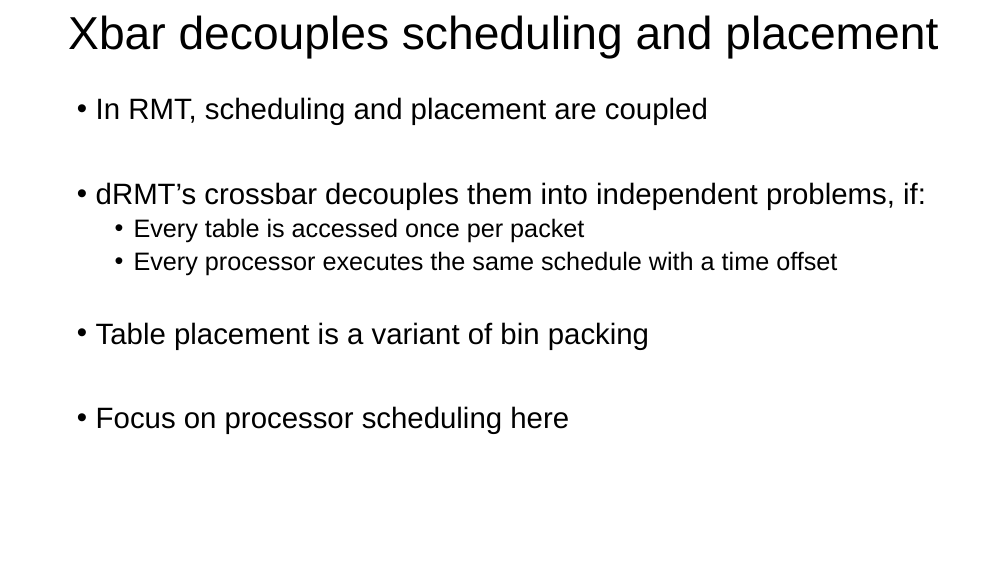
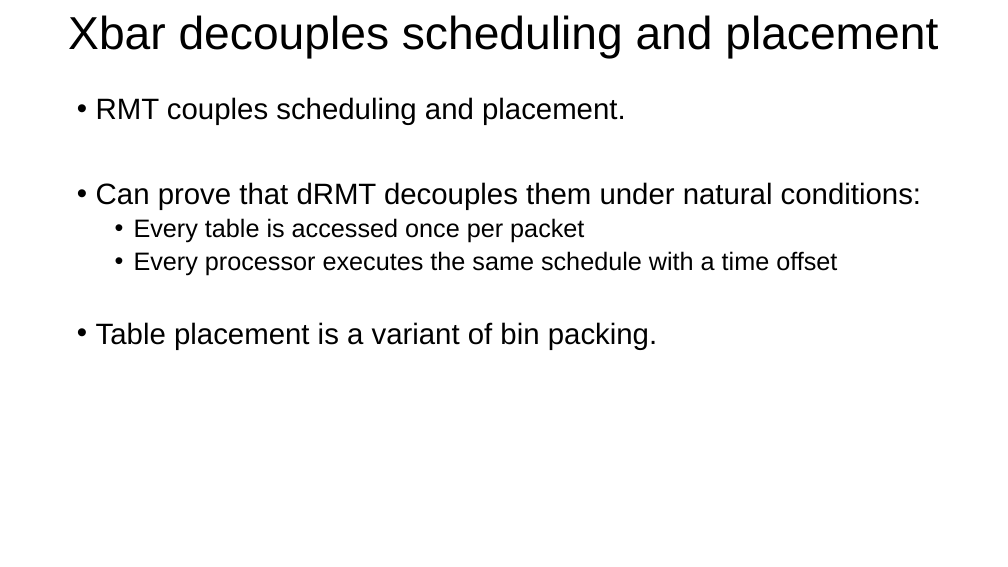
Before and after one commit to anirudhSK/drmt_talk, a slide deck: slide 14 of drmt_sigcomm.pptx. Drawn at 1008x567 pixels with LibreOffice and Linux fonts; fonts in the diff are those of the drawing. Boxes give left, top, right and bottom in pixels: in the first picture for what was removed or moved away, otherwise in the second. Text is boxed around its words. In the diff, an @@ line names an element or a change of style, - is before the commit and + after.

Commit message:
Edit through scheduling and placement decoupling slide

```diff
--- a/drmt_sigcomm.pptx
+++ b/drmt_sigcomm.pptx
@@ text at bbox=[96, 97, 921, 210]: text changed @@
-• In RMT, scheduling and placement are coupled
-• dRMT’s crossbar decouples them into independent problems, if:
+• RMT couples scheduling and placement.
+• Can prove that dRMT decouples them under natural conditions:
@@ text at bbox=[96, 322, 657, 349]: text changed @@
-• Table placement is a variant of bin packing
-• Focus on processor scheduling here
+• Table placement is a variant of bin packing.
```
Also in this commit, not shown: 1 other slide changed.
